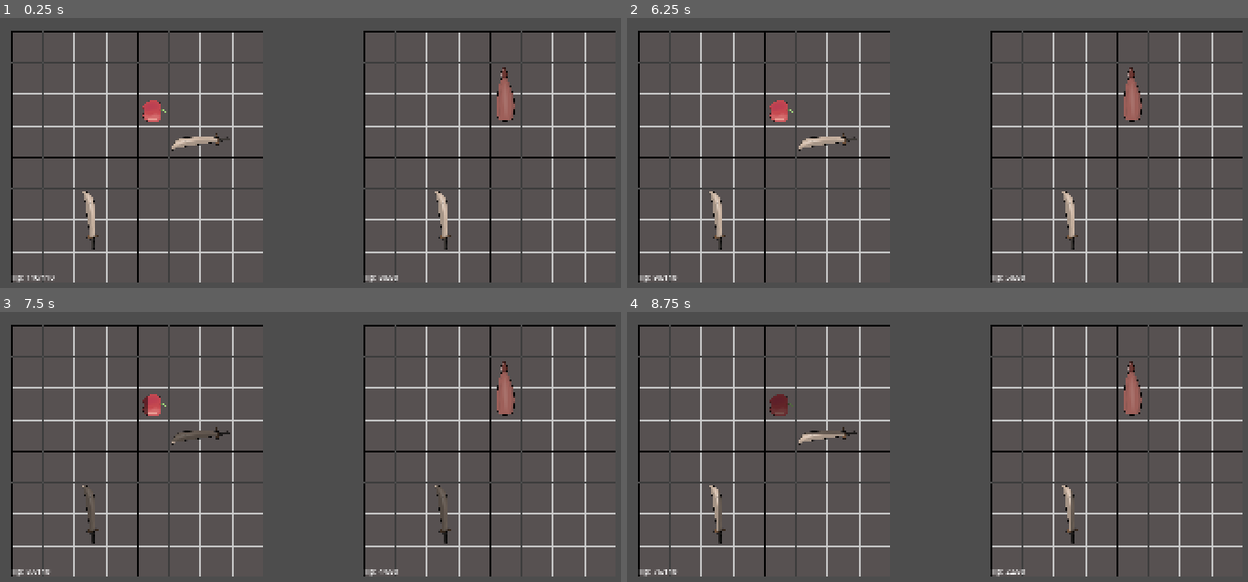
Above: before the commit, frames 1-4 (two rows, left to right).
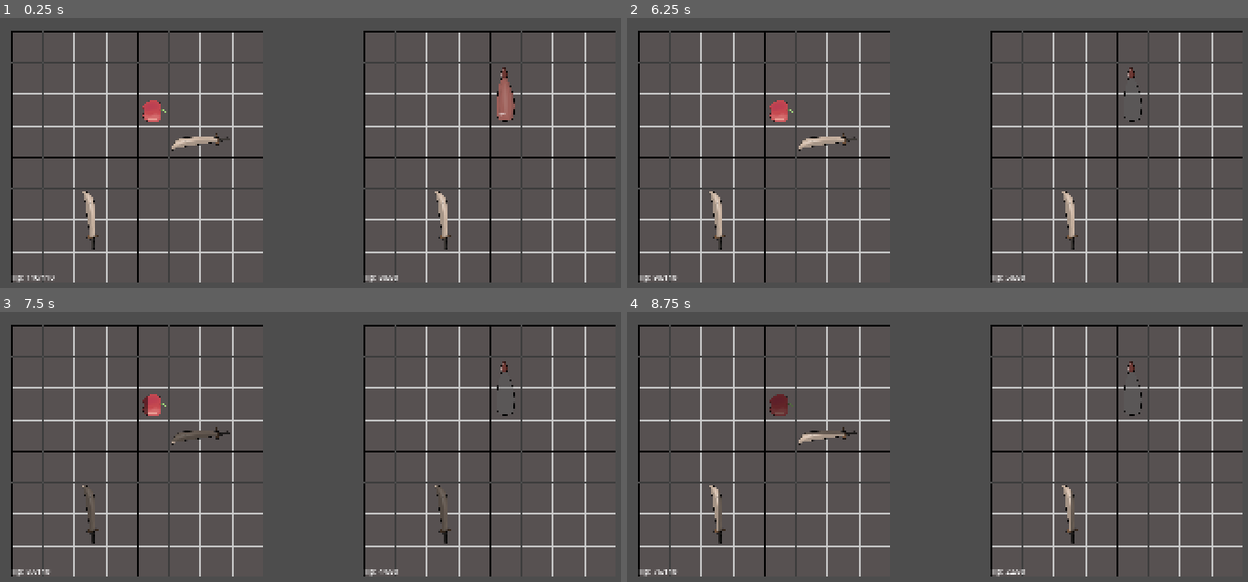
Above: after the commit, the same moments.

Repository: wrona777/TheBigGameTesting
Game: Godot game, scene res://scenes/battle_manager.tscn
Two runs of this game, one before a commit and one after it. Both use one fixed random seed, a clock stepped at 60 frames per second and the inputs below. This scene is started directly instead of the project's main scene.
Inputs (mouse positions are in pixels of both pictures, inside the frame that each line leads up to):
- Up to frame 1 (0.25 s): no input
- Up to frame 2 (6.25 s): tap Enter at 0.5, 2, 5.75 s; move the mouse to (1148, 201) at 0.52 s; click (1148, 201) at 0.6 s; tap Space at 1.25, 5 s; move the mouse to (844, 244) at 1.27 s; right-click (844, 244) at 1.35 s; move the mouse to (1061, 134) at 2.02 s; click (1061, 134) at 2.1 s; move the mouse to (outside the picture) at 2.77 s; right-click (outside the picture) at 2.85 s; move the mouse to (1210, 285) at 3.52 s; click (1210, 285) at 3.6 s; move the mouse to (769, 161) at 4.27 s; right-click (769, 161) at 4.35 s; move the mouse to (1024, 223) at 5.02 s; click (1024, 223) at 5.1 s; move the mouse to (881, 120) at 5.77 s; right-click (881, 120) at 5.85 s
- Up to frame 3 (7.5 s): tap Space at 6.5 s; move the mouse to (521, 495) at 6.52 s; click (521, 495) at 6.6 s; move the mouse to (217, 538) at 7.27 s; right-click (217, 538) at 7.35 s
- Up to frame 4 (8.75 s): move the mouse to (1061, 428) at 8.02 s; click (1061, 428) at 8.1 s

The runs differ from the first frame. In frame 1, less than 0.1% of the frame differs, in the area x 80-82%, y 35-37%; in frame 2, 0.4%, in the area x 80-83%, y 22-38%; in frame 3, 0.4%; in frame 4, 0.4%.

Commit message:
z potkami/potką zrobiem

Diff:
--- a/assets/atlas/healthPotAtlas.tres
+++ b/assets/atlas/emptyhealth_potAtlas.tres
@@ -1,6 +1,6 @@
 [gd_resource type="AtlasTexture" load_steps=2 format=3 uid="uid://cciawr418aiog"]
 
-[ext_resource type="Texture2D" uid="uid://cqjk3logcmpnk" path="res://assets/itemAssets/healthPotion.png" id="1_i1pyf"]
+[ext_resource type="Texture2D" uid="uid://dux6p5txf3g67" path="res://assets/itemAssets/emptyHealthPotion.png" id="1_i1pyf"]
 
 [resource]
 atlas = ExtResource("1_i1pyf")
--- /dev/null
+++ b/assets/atlas/health_potAtlas.tres
@@ -0,0 +1,7 @@
+[gd_resource type="AtlasTexture" load_steps=2 format=3 uid="uid://m0n1jijdsuwk"]
+
+[ext_resource type="Texture2D" uid="uid://cqjk3logcmpnk" path="res://assets/itemAssets/healthPotion.png" id="1_vj3gn"]
+
+[resource]
+atlas = ExtResource("1_vj3gn")
+region = Rect2(496, 352, 568, 208)
--- a/scenes/item.tscn
+++ b/scenes/item.tscn
@@ -34,4 +34,21 @@
 
 [node name="CooldownTimer" type="Timer" parent="."]
 
+[node name="ChargesLabel" type="Label" parent="."]
+layout_mode = 1
+anchors_preset = 8
+anchor_left = 0.5
+anchor_top = 0.5
+anchor_right = 0.5
+anchor_bottom = 0.5
+offset_left = -5.0
+offset_top = -11.5
+offset_right = 5.0
+offset_bottom = 11.5
+grow_horizontal = 2
+grow_vertical = 2
+text = "1"
+horizontal_alignment = 1
+vertical_alignment = 1
+
 [connection signal="timeout" from="CooldownTimer" to="." method="_on_cooldown_timer_timeout"]
--- a/scripts/Resource/item_class.gd
+++ b/scripts/Resource/item_class.gd
@@ -4,6 +4,7 @@
 #Base stats
 @export var name : String = "Item"
 @export var icon : Texture2D
+@export var icon_empty: Texture2D
 @export var size : Vector2i = Vector2i(1,1)
 @export var grids : String
 
@@ -24,7 +25,7 @@
 
 # ---- TRIGGER EFFECT CONFIG ----
 @export_group("Usage Logic")
-@export var trigger: ItemTrigger
+@export var trigger: ItemTrigger #IF true ma triggera
 
 @export var max_charges: int = 0 # 0 = nieskończoność (np. broń), >0 = potka
 @export var consume_on_use: bool = false # Czy znika po zużyciu wszystkich ładunków?
--- a/scripts/Resource/items/HealthPot.tres
+++ b/scripts/Resource/items/HealthPot.tres
@@ -1,8 +1,9 @@
-[gd_resource type="Resource" script_class="Item" load_steps=8 format=3 uid="uid://cophohrcgqh4x"]
+[gd_resource type="Resource" script_class="Item" load_steps=9 format=3 uid="uid://cophohrcgqh4x"]
 
 [ext_resource type="Script" uid="uid://ddp4wfkcq0et0" path="res://itemEffects/itemEffects.gd" id="1_8irjo"]
 [ext_resource type="Script" uid="uid://dxnxx8rxs4o83" path="res://itemEffects/EffectHeal.gd" id="2_8irjo"]
-[ext_resource type="Texture2D" uid="uid://cciawr418aiog" path="res://assets/atlas/healthPotAtlas.tres" id="2_dus70"]
+[ext_resource type="Texture2D" uid="uid://m0n1jijdsuwk" path="res://assets/atlas/health_potAtlas.tres" id="3_3ri5p"]
+[ext_resource type="Texture2D" uid="uid://cciawr418aiog" path="res://assets/atlas/emptyhealth_potAtlas.tres" id="3_8irjo"]
 [ext_resource type="Script" uid="uid://ce8fjpqn5vcss" path="res://itemEffects/triggers/TriggerHpTreshHold.gd" id="4_1v8fn"]
 [ext_resource type="Script" uid="uid://de8h74o65u8ps" path="res://scripts/Resource/item_class.gd" id="5_vae8u"]
 
@@ -19,7 +20,8 @@
 resource_local_to_scene = true
 script = ExtResource("5_vae8u")
 name = "NiggaBalls"
-icon = ExtResource("2_dus70")
+icon = ExtResource("3_3ri5p")
+icon_empty = ExtResource("3_8irjo")
 size = Vector2i(2, 1)
 grids = "0,0/1,0"
 base_cooldown = 2.0
--- a/scripts/item.gd
+++ b/scripts/item.gd
@@ -3,6 +3,7 @@
 
 @onready var item_icon = $TextureRect
 @onready var cooldown_timer = $CooldownTimer
+@onready var charges_label = $ChargesLabel
 
 var shader_mat: ShaderMaterial
 
@@ -37,6 +38,7 @@
 	current_charges = item.max_charges
 
 	set_item_grids()
+	_update_charges_visual()
 	shader_mat = item_icon.material as ShaderMaterial
 
 	if shader_mat:
@@ -122,6 +124,21 @@
 
 			if item.max_charges > 0:
 				current_charges -= 1
+				_update_charges_visual()
 
-				if current_charges <= 0:
-					modulate = Color(0.5, 0.5, 0.5)
+func _update_charges_visual() -> void:
+	if charges_label == null: return
+
+	if item.max_charges <= 0:
+		charges_label.visible = false
+		return
+
+	charges_label.visible = true
+	charges_label.text = str(current_charges)
+
+	if current_charges <= 0:
+		charges_label.visible = false
+		if item.icon_empty:
+			item_icon.texture = item.icon_empty
+		else:
+			modulate = Color(0.5, 0.5, 0.5)
Binary file added: assets/itemAssets/emptyHealthPotion.png
Not shown, added: assets/itemAssets/emptyHealthPotion.png.import
